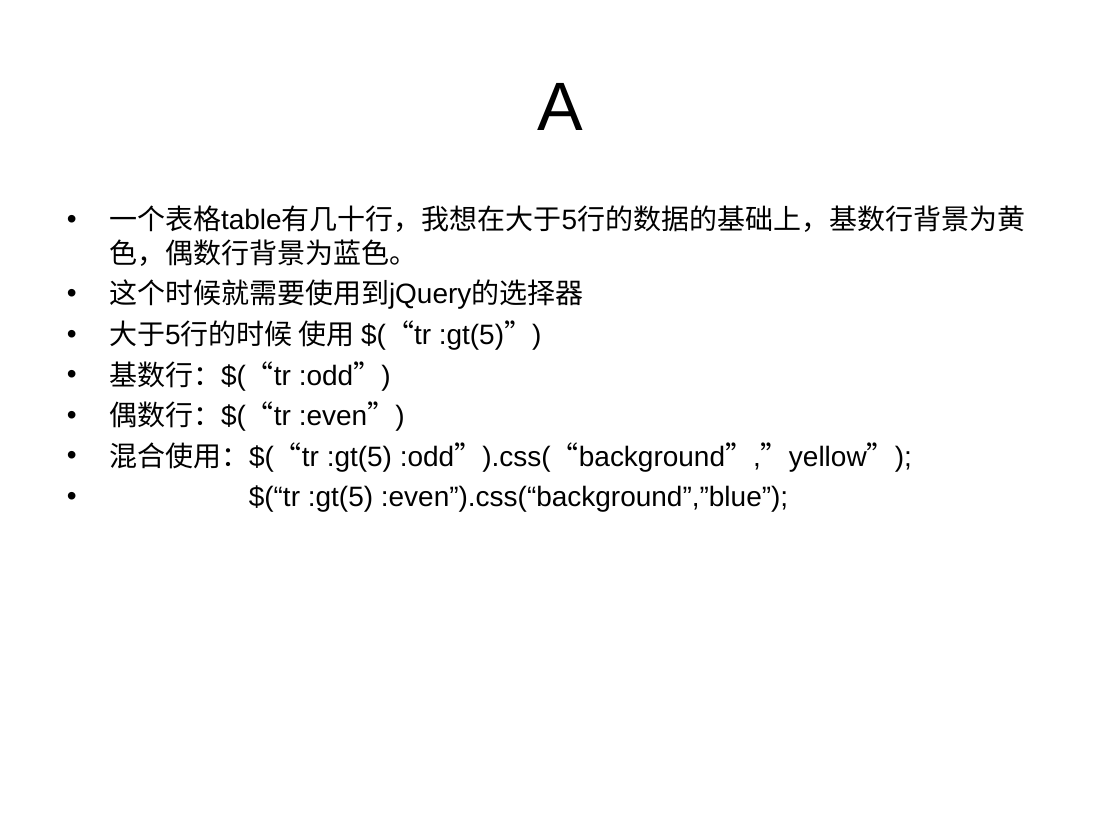
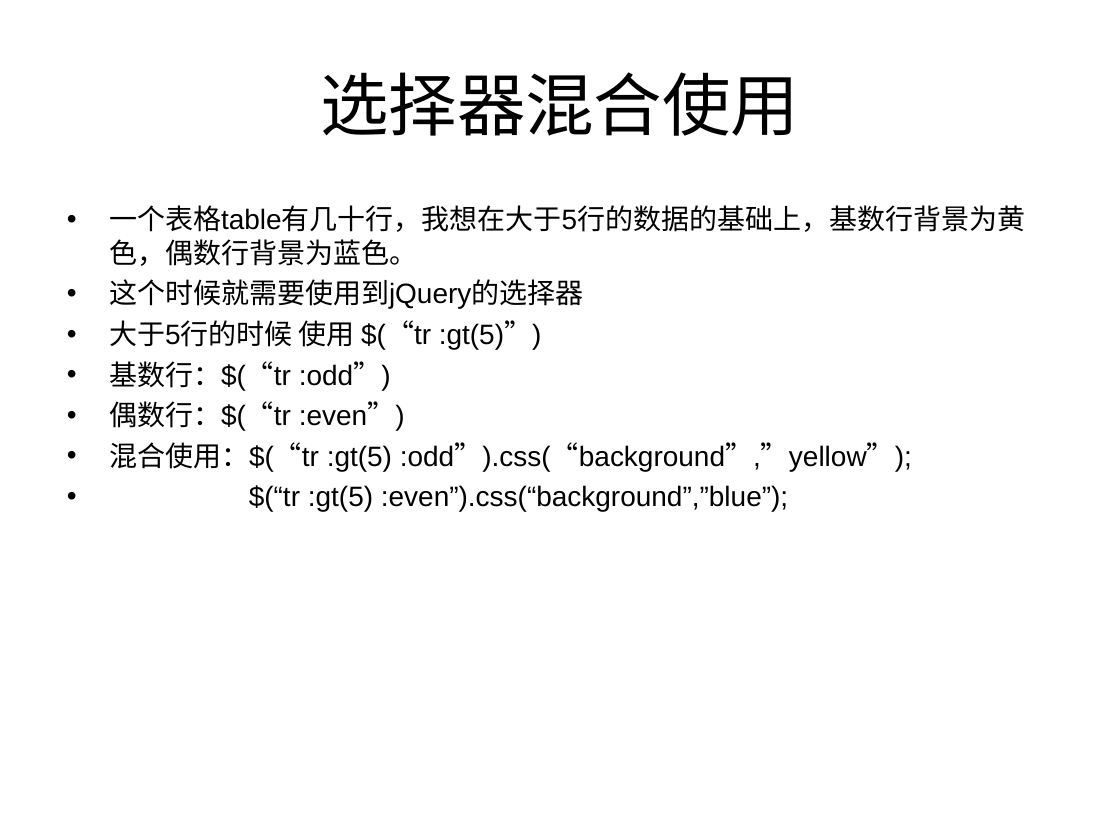
Before and after one commit to caibaoer/jquerydemo, a slide deck: slide 1 of 疑难点总结.ppt. Drawn at 1120x840 pixels with LibreOffice and Linux fonts; fonts in the diff are those of the drawing. Boxes give left, top, right and bottom in pixels: in the first picture for what was removed or moved away, otherwise in the second. Text is boxed around its words. In the diff, an @@ line names an element or a change of style, - is before the commit and + after.

```diff
--- a/疑难点总结.ppt
+++ b/疑难点总结.ppt
@@ title at [320, 72, 799, 136]: text changed @@
-A
+选择器混合使用
```
Also in this commit, not shown: 1 other slide changed, 2 slides added, 6 other files.
